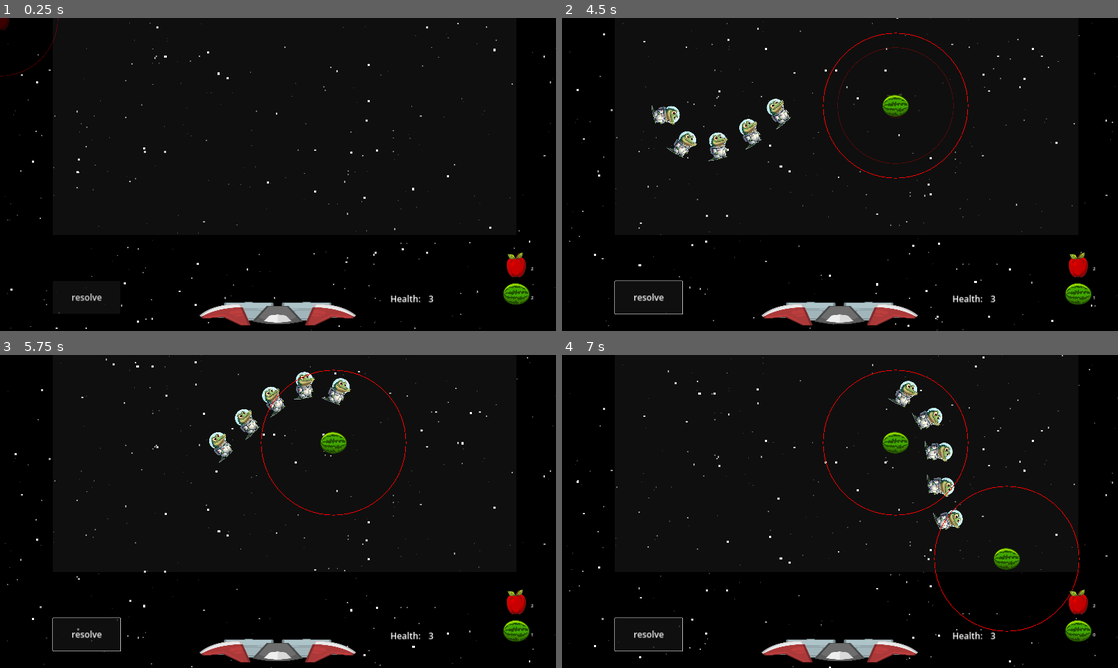
Above: before the commit, frames 1-4 (two rows, left to right).
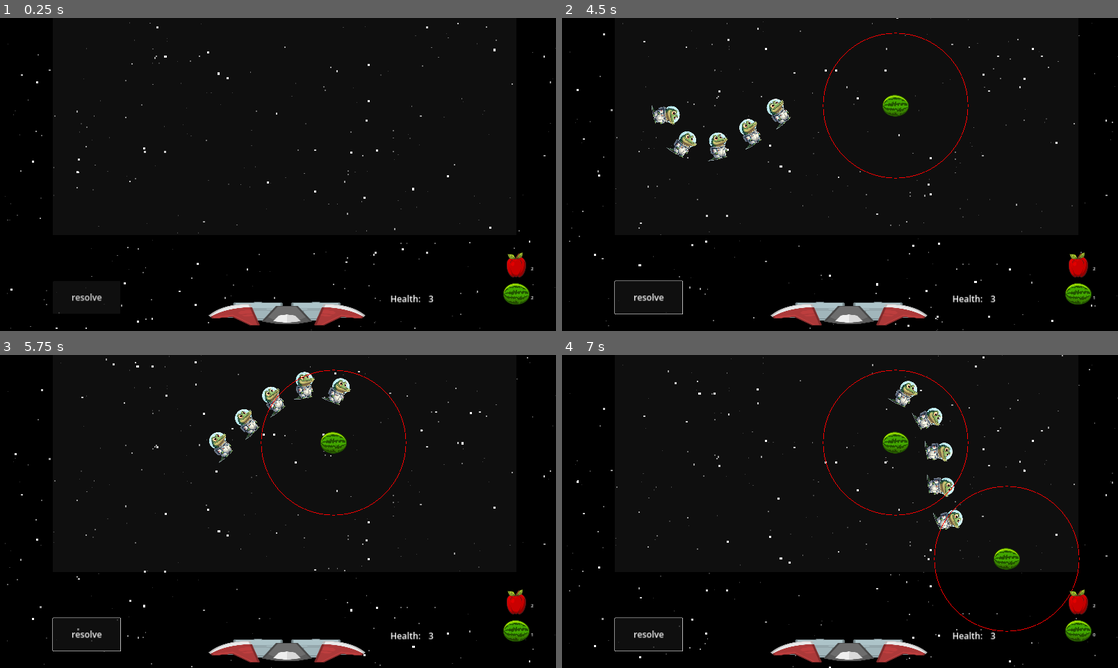
Above: after the commit, the same moments.

Repository: moby-it/cosmic-jack
Game: Godot game, scene res://main.tscn
The game is run twice, just before and just after one commit, with the same random seed, the same clock (stepped at 60 frames per second) and the same inputs.
Inputs (mouse positions are in pixels of both pictures, inside the frame that each line leads up to):
- Up to frame 1 (0.25 s): no input
- Up to frame 2 (4.5 s): click "resolve" at 0.5 s; click "resolve" at 1.25 s; click "resolve" at 2 s; move the mouse to (1079, 265) at 2.77 s; click (1079, 265) at 2.92 s; move the mouse to (1079, 293) at 3.52 s; click (1079, 293) at 3.67 s; move the mouse to (895, 105) at 4.27 s; click (895, 105) at 4.42 s
- Up to frame 3 (5.75 s): move the mouse to (250, 574) at 5.02 s; click (250, 574) at 5.17 s
- Up to frame 4 (7 s): move the mouse to (1006, 558) at 5.77 s; click (1006, 558) at 5.92 s; move the mouse to (673, 464) at 6.52 s; click (673, 464) at 6.67 s

The runs differ from the first frame. In frame 1, 1.1% of the frame differs, in the area x 0-66%, y 0-99%; in frame 2, 1.2%, in the area x 35-71%, y 9-99%; in frame 3, 1.1%; in frame 4, 1.1%.
Error after the commit: Cannot call method 'queue_free' on a null value. (res://main.gd:31)

Commit message:
working on moving and removing placed fruits

Diff:
--- a/fruits/explosive.gd
+++ b/fruits/explosive.gd
@@ -23,14 +23,15 @@
 	timer.start()
 
 func _add_area(node: Node2D, r: float):
-	node.get_node("Area2D").queue_free() # remove smaller collision shape
+	if is_instance_valid(node.get_node("Area2D")):
+		node.get_node("Area2D").queue_free() # remove smaller collision shape
 
 	var area: Area2D = Area2D.new()
 	area.name = "ExplosiveRadius"
 	area.set_collision_layer_value(1, true)
 	area.set_collision_mask_value(1, true)
 	area.set_collision_mask_value(2, true)
-	var collider: CollisionShape2D = CollisionShape2D.new()
+	var collider = CollisionShape2D.new()
 	collider.shape = CircleShape2D.new()
 	collider.shape.radius = r
 	area.add_child(collider)
--- a/main.gd
+++ b/main.gd
@@ -7,27 +7,17 @@
 
 var active_fruit: Node2D
 var active_fruit_name = "apple"
+
 func _ready() -> void:
-	CircleShape2D
 	SelectedFruits.create_fruit_list_hud($FruitList)
 	SelectedFruits.fruit_selected.connect(_on_fruit_list_selected)
-	active_fruit = create_fruit()
-	active_fruit.modulate.a = 0.3
-	self.add_child(active_fruit)
 
 func is_mouse_left(event) -> bool:
-	return event is InputEventMouseButton && event.button_index == MOUSE_BUTTON_LEFT && event.is_pressed() && active_fruit && play_area.get_rect().has_point(event.position)
+	return event is InputEventMouseButton && event.button_index == MOUSE_BUTTON_LEFT && event.is_pressed()
+func is_mouse_right(event) -> bool:
+	return event is InputEventMouseButton && event.button_index == MOUSE_BUTTON_RIGHT && event.is_pressed()
 func is_mouse_move(event) -> bool:
-	return event is InputEventMouseMotion && is_instance_valid(active_fruit) && play_area.get_rect().has_point(event.position)
-
-func _input(event) -> void:
-	if is_mouse_left(event):
-		place_fruit(event.position)
-	elif is_mouse_move(event):
-		if SelectedFruits.can_place_fruit(active_fruit_name):
-			active_fruit.position = event.position
-		elif is_instance_valid(active_fruit):
-			active_fruit.queue_free()
+	return event is InputEventMouseMotion && is_instance_valid(active_fruit)
 
 func place_fruit(position: Vector2) -> void:
 	if not SelectedFruits.can_place_fruit(active_fruit_name):
@@ -35,17 +25,21 @@
 	var node = create_fruit()
 	node.position = Vector2(position)
 	self.add_child(node)
+	# if you cannot place any more fruits of the same stack, we remove the active fruit element
 	SelectedFruits.reduce_fruit_ammo(active_fruit_name)
+	if not SelectedFruits.can_place_fruit(active_fruit_name):
+		active_fruit.queue_free()
 
 func create_fruit() -> Node2D:
-	var fruit: Node2D =  SelectedFruits.available_fruits[active_fruit_name].instantiate()
+	var fruit: Node2D = SelectedFruits.available_fruits[active_fruit_name].instantiate()
 	fruit.explosive.draw_explosive_radius(fruit)
 	return fruit
 
 func _on_play_area_mouse_entered() -> void:
-	if not is_instance_valid(active_fruit) && not resolving:
+	if not is_instance_valid(active_fruit) && not resolving and SelectedFruits.can_place_fruit(active_fruit_name):
 		active_fruit = create_fruit()
 		active_fruit.modulate.a = 0.3
+		active_fruit.position = get_global_mouse_position()
 		self.add_child(active_fruit)
 
 func _on_play_area_mouse_exited() -> void:
@@ -64,3 +58,16 @@
 
 func _on_fruit_list_selected(i: String) -> void:
 	active_fruit_name = i
+
+func add_active_fruit():
+	if not is_instance_valid(active_fruit) && not resolving:
+		active_fruit = create_fruit()
+		active_fruit.modulate.a = 0.3
+		active_fruit.position = get_global_mouse_position()
+		self.add_child(active_fruit)
+
+func _on_play_area_gui_input(event: InputEvent) -> void:
+	if is_mouse_left(event):
+		place_fruit(get_global_mouse_position())
+	elif is_mouse_move(event):
+		active_fruit.position = get_global_mouse_position()
--- a/main.tscn
+++ b/main.tscn
@@ -4,8 +4,8 @@
 [ext_resource type="PackedScene" uid="uid://13dothaq8nub" path="res://hud/ship.tscn" id="3_61vle"]
 [ext_resource type="PackedScene" uid="uid://ys22g7u3y2st" path="res://hud/resolve.tscn" id="3_ju3d5"]
 [ext_resource type="PackedScene" uid="uid://dcpxt7vufytv5" path="res://hud/background/background.tscn" id="3_qsmjo"]
-[ext_resource type="PackedScene" uid="uid://dyxjwko1qxm8s" path="res://choreos/choreography.tscn" id="5_1puyx"]
-[ext_resource type="Resource" uid="uid://b8yrpb58k5rdr" path="res://choreos/resources/default.tres" id="6_i1mb3"]
+[ext_resource type="PackedScene" uid="uid://dyxjwko1qxm8s" path="res://waves/choreography.tscn" id="5_1puyx"]
+[ext_resource type="Resource" uid="uid://b8yrpb58k5rdr" path="res://waves/resources/default.tres" id="6_i1mb3"]
 [ext_resource type="PackedScene" uid="uid://e8ktqm538n14" path="res://hud/hp.tscn" id="8_hcj5j"]
 
 [node name="Main" type="Node2D"]
@@ -35,7 +35,7 @@
 attributes = ExtResource("6_i1mb3")
 
 [node name="Ship" parent="." groups=["hud"] instance=ExtResource("3_61vle")]
-position = Vector2(960, 1020)
+position = Vector2(992, 1020)
 metadata/_edit_lock_ = true
 
 [node name="Background" parent="." instance=ExtResource("3_qsmjo")]
@@ -52,5 +52,6 @@
 metadata/_edit_lock_ = true
 
 [connection signal="resolve_wave" from="Resolve Button" to="." method="_on_resolve_resolve_wave"]
+[connection signal="gui_input" from="play_area" to="." method="_on_play_area_gui_input"]
 [connection signal="mouse_entered" from="play_area" to="." method="_on_play_area_mouse_entered"]
 [connection signal="mouse_exited" from="play_area" to="." method="_on_play_area_mouse_exited"]
--- a/choreos/choreography.tscn
+++ b/waves/choreography.tscn
@@ -1,6 +1,6 @@
 [gd_scene load_steps=2 format=3 uid="uid://dyxjwko1qxm8s"]
 
-[ext_resource type="Script" path="res://choreos/choreography.gd" id="1_ak1fr"]
+[ext_resource type="Script" path="res://waves/choreography.gd" id="1_ak1fr"]
 
 [node name="Choreography" type="Node2D"]
 script = ExtResource("1_ak1fr")
--- a/choreos/enemy_generator.gd
+++ b/waves/enemy_generator.gd
@@ -17,7 +17,7 @@
 	self.add_child(pf)
 
 func create_path_follow() -> Node:
-	var path_follow = load("res://choreos/path_follow.tscn").instantiate()
+	var path_follow = load("res://waves/path_follow.tscn").instantiate()
 	path_follow.speed = attributes.speed
 	var scn = attributes.enemy_scn.instantiate()
 	if get_parent().attributes.is_preview:
--- a/choreos/path_follow.tscn
+++ b/waves/path_follow.tscn
@@ -1,6 +1,6 @@
 [gd_scene load_steps=2 format=3 uid="uid://cd5rvotstiq3w"]
 
-[ext_resource type="Script" path="res://choreos/path_follow.gd" id="1_wx3yu"]
+[ext_resource type="Script" path="res://waves/path_follow.gd" id="1_wx3yu"]
 
 [node name="PathFollow2D" type="PathFollow2D"]
 loop = false
--- a/choreos/paths/1.tscn
+++ b/waves/paths/1.tscn
@@ -1,6 +1,6 @@
 [gd_scene load_steps=3 format=3 uid="uid://ctnw6hyjola0a"]
 
-[ext_resource type="Script" path="res://choreos/enemy_generator.gd" id="1_0qxof"]
+[ext_resource type="Script" path="res://waves/enemy_generator.gd" id="1_0qxof"]
 
 [sub_resource type="Curve2D" id="Curve2D_mkx35"]
 _data = {
--- a/choreos/resources/default.tres
+++ b/waves/resources/default.tres
@@ -1,6 +1,6 @@
 [gd_resource type="Resource" script_class="ChoreographyAttributes" load_steps=3 format=3 uid="uid://b8yrpb58k5rdr"]
 
-[ext_resource type="Script" path="res://choreos/choreography_attributes.gd" id="1_pqbx5"]
+[ext_resource type="Script" path="res://waves/choreography_attributes.gd" id="1_pqbx5"]
 [ext_resource type="PackedScene" uid="uid://dy1ndkh3j6my7" path="res://enemies/croc/croc.tscn" id="1_uua1f"]
 
 [resource]
@@ -8,5 +8,5 @@
 speed = 200
 spawn_interval = 0.3
 count = 5
-path = "res://choreos/paths/1.tscn"
+path = "res://waves/paths/1.tscn"
 enemy_scn = ExtResource("1_uua1f")
Renamed: choreos/choreography.gd -> waves/choreography.gd
Renamed: choreos/choreography_attributes.gd -> waves/choreography_attributes.gd
Renamed: choreos/path_follow.gd -> waves/path_follow.gd
